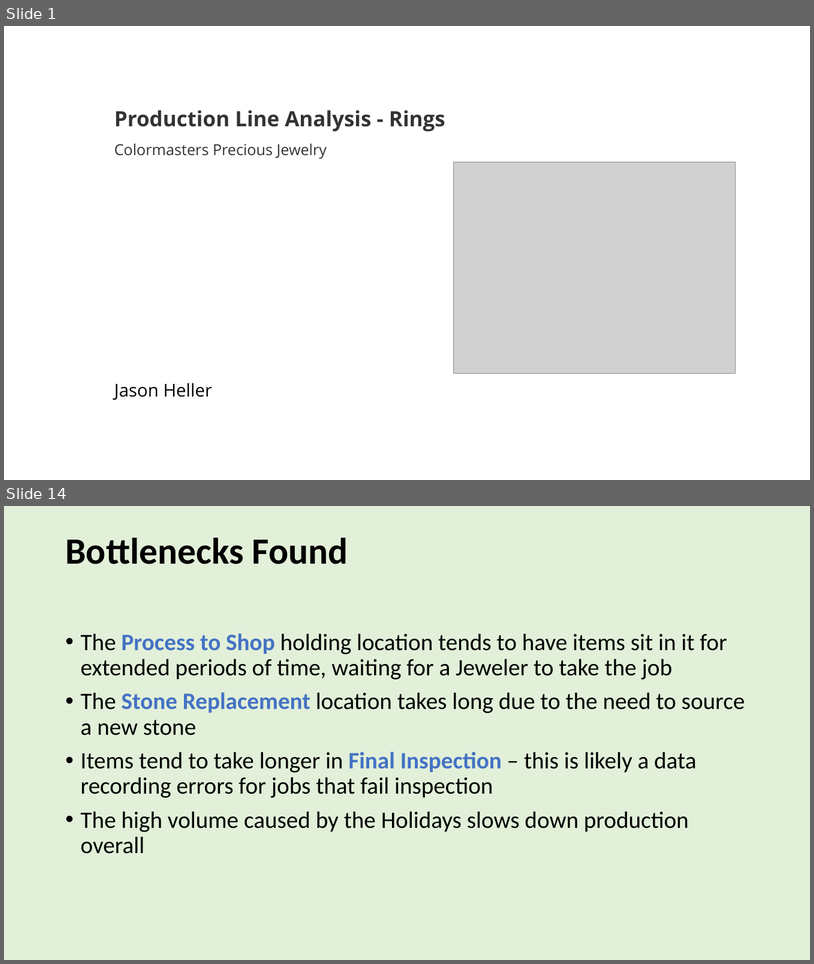
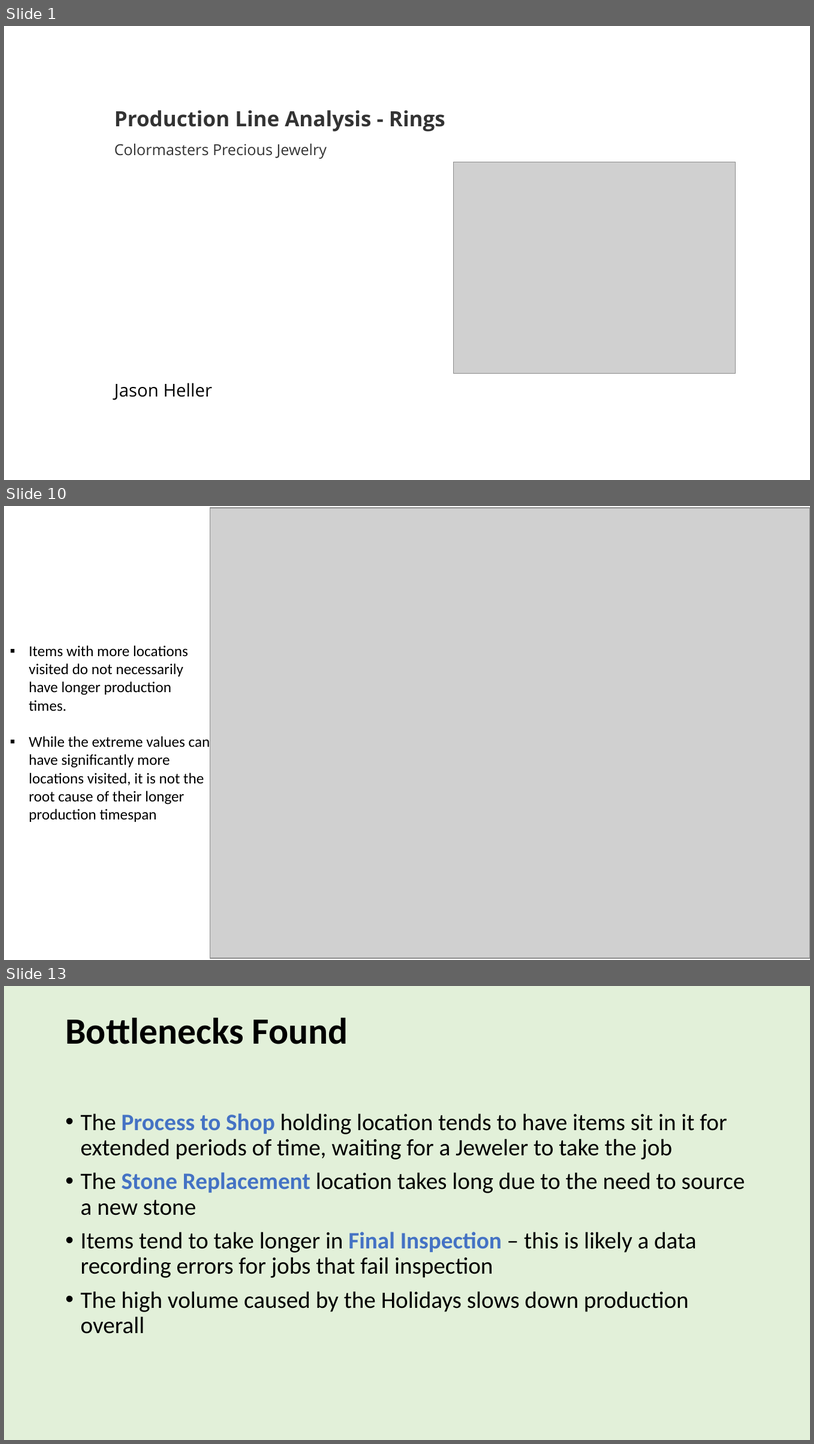
Before and after one commit to jason-heller/CMPJ_ProductionLine, a slide deck: CSI Data Analytics Bootcamp Capstone.pptx. Shown one above the other, each under a label of ours: slides 1 and 14 before the commit, slides 1, 10 and 13 after it; the slides between them are not shown. The pictures are 814x964 and 814x1444 pixels, drawn with LibreOffice and Linux fonts; fonts in the diff are those of the drawing; grey boxes stand for pictures. Boxes give left, top, right and bottom in pixels: in the first picture for what was removed or moved away, otherwise in the second. Text is boxed around its words. In the diff, an @@ line names an element or a change of style, - is before the commit and + after.

```diff
--- a/CSI Data Analytics Bootcamp Capstone.pptx
+++ b/CSI Data Analytics Bootcamp Capstone.pptx
@@ slide 10 added at (4, 506, 810, 960), background #FFFFFF @@
@@ picture added at (210, 508, 810, 958) @@
@@ text added at (29, 645, 210, 822), 18 pt, text #000000 @@
+▪ Items with more locations visited do not necessarily have longer production times.
+▪ While the extreme values can have significantly more locations visited, it is not the root cause of their longer production timespan
@@ what was slide 14 is now slide 13 @@
```
Also in this commit, not shown: 3 slides changed, 6 other slides added, 8 slides removed, 5 other files.
